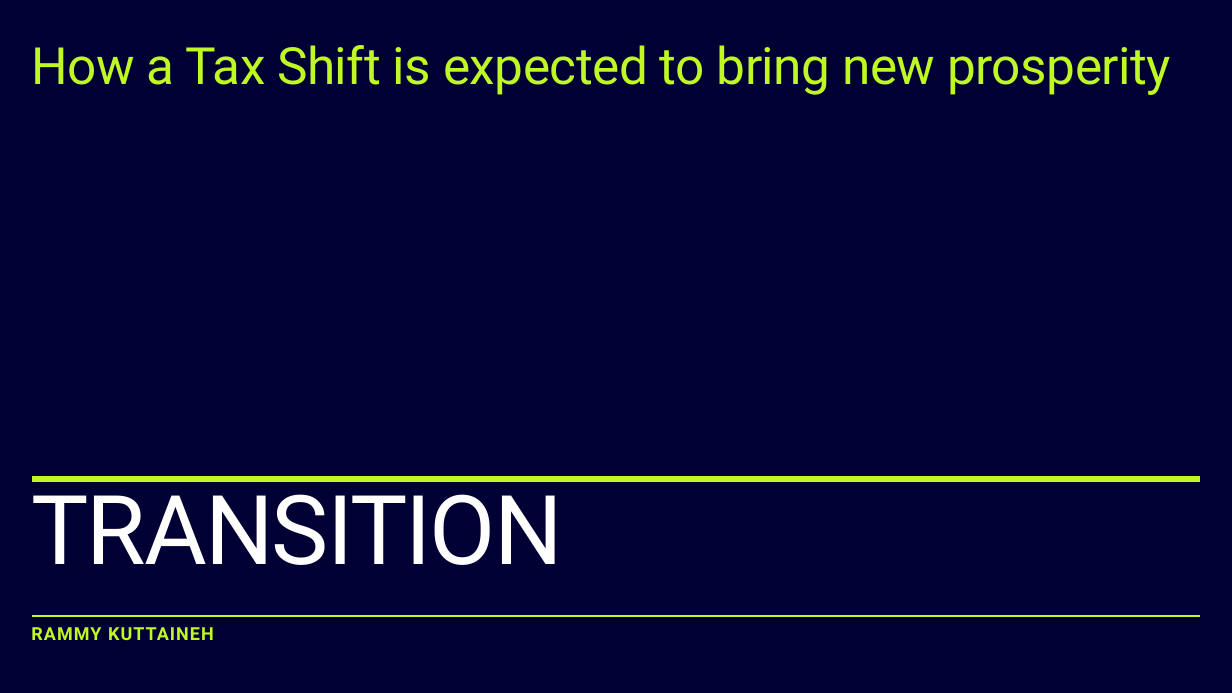
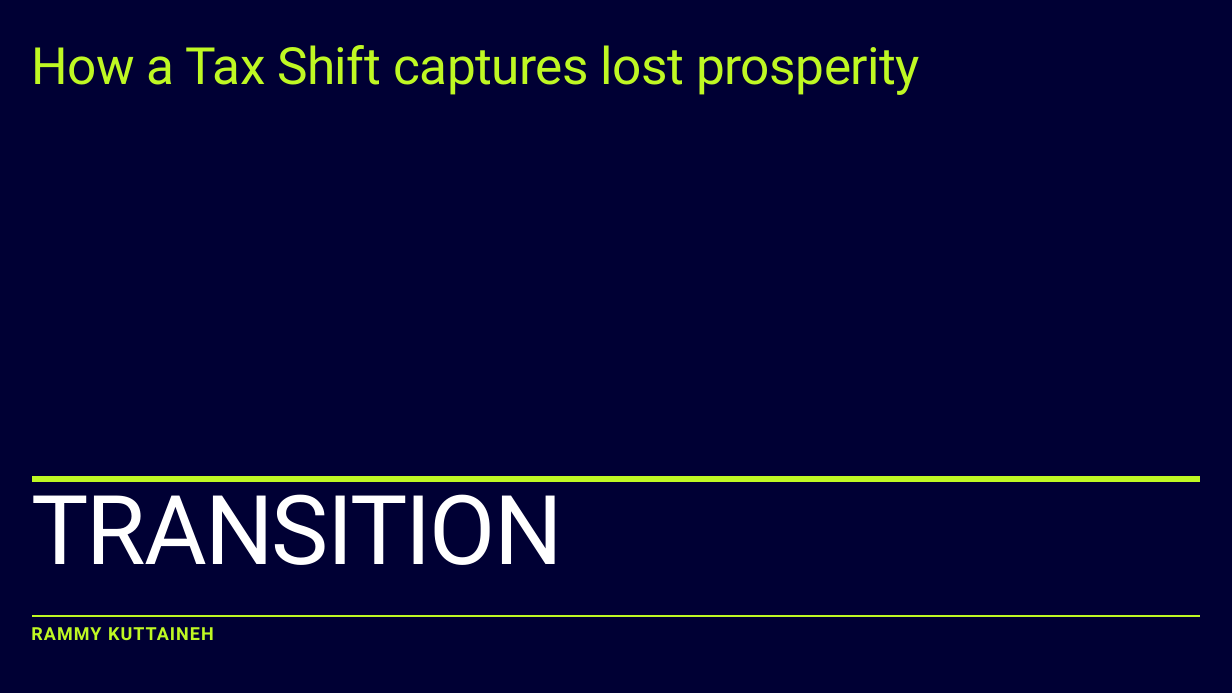
Before and after one commit to kuttaineh/unititle, a slide deck: slide 1 of TRANSITION.ppsx. Drawn at 1232x693 pixels with LibreOffice and Linux fonts; fonts in the diff are those of the drawing. Boxes give left, top, right and bottom in pixels: in the first picture for what was removed or moved away, otherwise in the second. Text is boxed around its words. In the diff, an @@ line names an element or a change of style, - is before the commit and + after.

```diff
--- a/TRANSITION.ppsx
+++ b/TRANSITION.ppsx
@@ subtitle at [31, 45, 920, 95]: text changed @@
-How a Tax Shift is expected to bring new prosperity
+How a Tax Shift captures lost prosperity
```
Also in this commit, not shown: 4 other slides changed.
